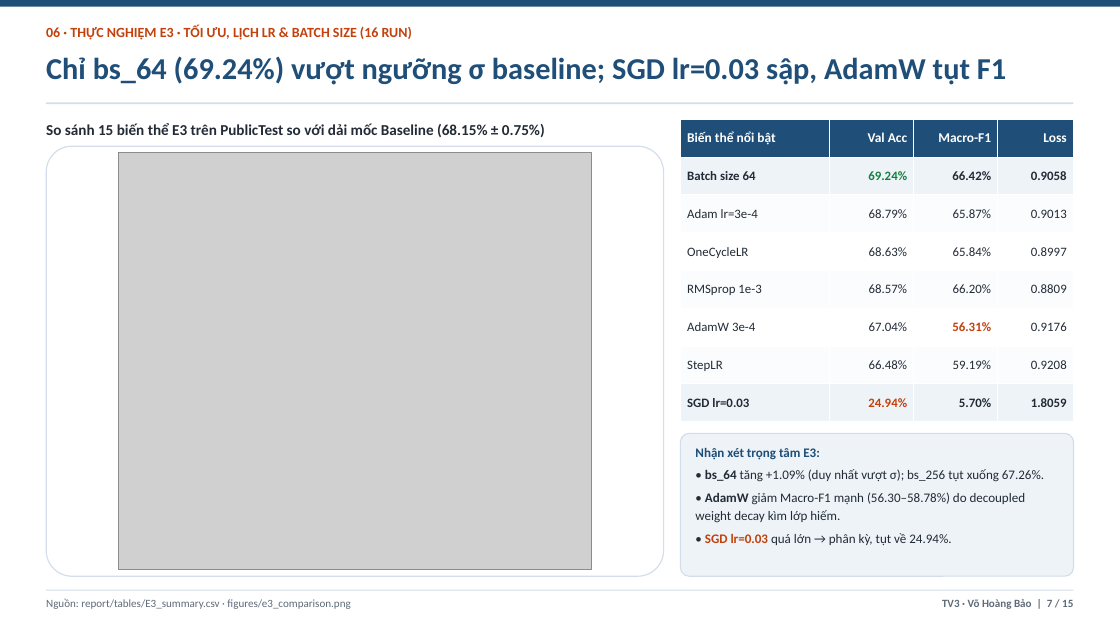
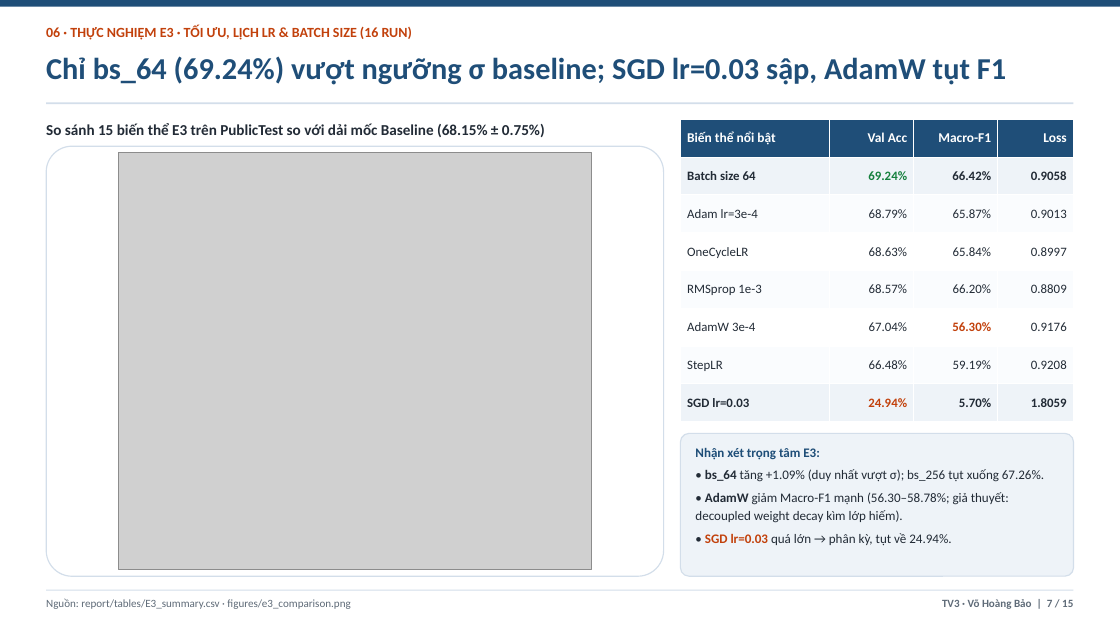
Before and after one commit to lpnHai2005/DeepLearning_Group, a slide deck: slide 7 of BTL02/report/Slide_BTL02.pptx. Drawn at 1120x630 pixels with LibreOffice and Linux fonts; fonts in the diff are those of the drawing; grey boxes stand for pictures. Boxes give left, top, right and bottom in pixels: in the first picture for what was removed or moved away, otherwise in the second. Text is boxed around its words. In the diff, an @@ line names an element or a change of style, - is before the commit and + after.

```diff
--- a/BTL02/report/Slide_BTL02.pptx
+++ b/BTL02/report/Slide_BTL02.pptx
@@ table at (681,119,1074,422) @@
-row 6, column 3: 56.31%
+row 6, column 3: 56.30%
@@ text at (695,492,1009,523): text changed @@
-• AdamW giảm Macro-F1 mạnh (56.30–58.78%) do decoupled weight decay kìm lớp hiếm.
+• AdamW giảm Macro-F1 mạnh (56.30–58.78%; giả thuyết: decoupled weight decay kìm lớp hiếm).
```
Also in this commit, not shown: 3 other slides changed, 2 other files.
